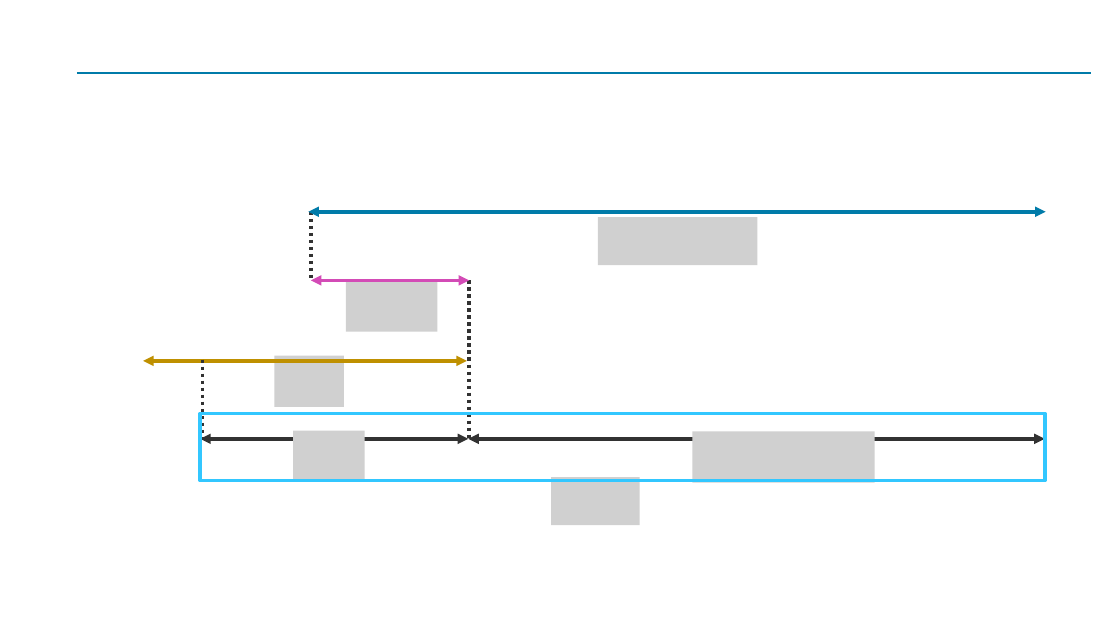
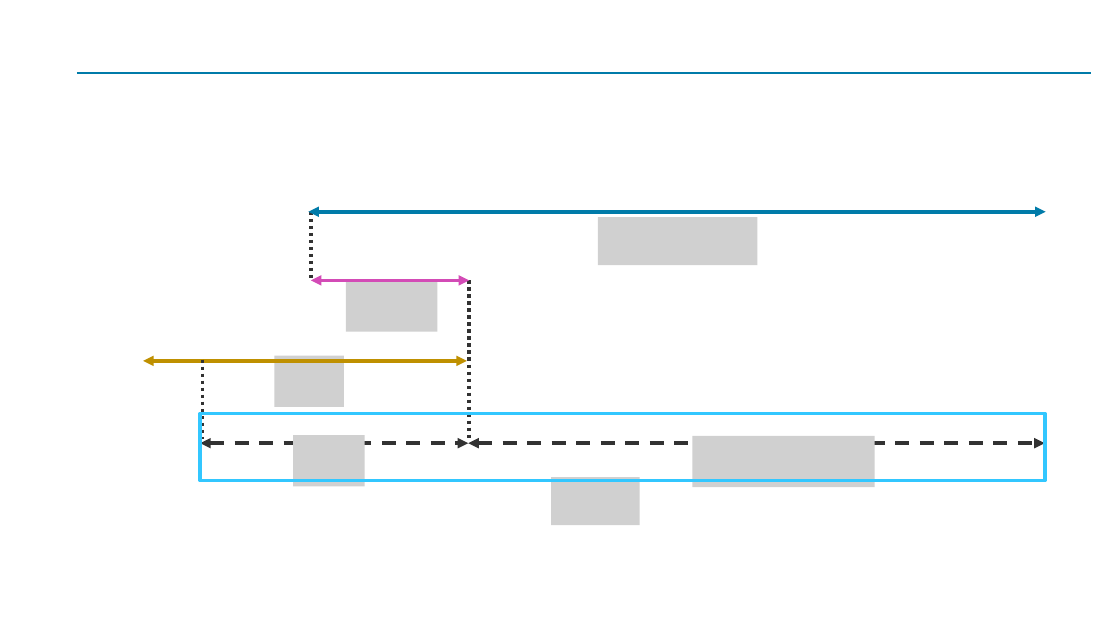
Before and after one commit to Yoshiaki-Harada/Resarch, a slide deck: slide 1 of Paper/master-thesis/src/img/chapter-2/図.pptx. Drawn at 1120x630 pixels with LibreOffice and Linux fonts; fonts in the diff are those of the drawing; grey boxes stand for pictures. Boxes give left, top, right and bottom in pixels: in the first picture for what was removed or moved away, otherwise in the second. Text is boxed around its words. In the diff, an @@ line names an element or a change of style, - is before the commit and + after.

```diff
--- a/Paper/master-thesis/src/img/chapter-2/図.pptx
+++ b/Paper/master-thesis/src/img/chapter-2/図.pptx
@@ double arrow (200, 444) - (468, 444): stroke #323232 3 pt to #323232 3 pt dashed @@
@@ 2 pictures, 2 double arrows: place and size @@
-2 pictures, 2 double arrows at [200,431,1045,483]
+2 pictures, 2 double arrows at [200,435,1045,487]
@@ double arrow (468, 444) - (1045, 444): stroke #323232 3 pt to #323232 3 pt dashed @@
```
Also in this commit, not shown: 4 slides added, 4 slides removed, 3 other files.
